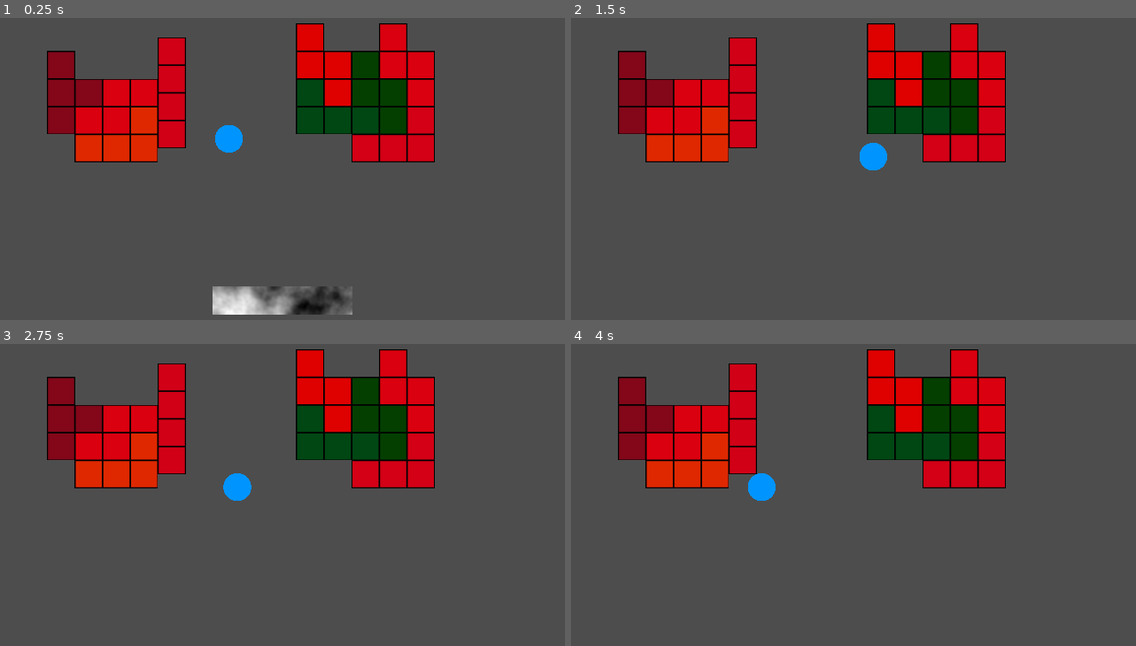
Above: before the commit, frames 1-4 (two rows, left to right).
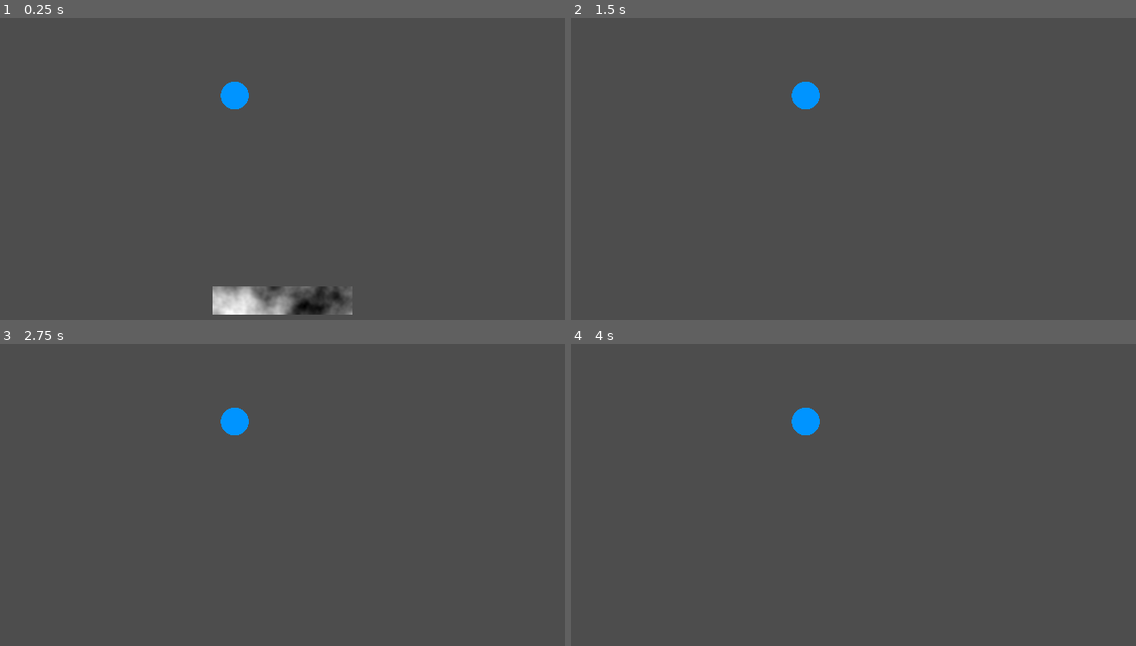
Above: after the commit, the same moments.

Repository: dadames/GMTK2024
Game: Godot game, scene res://Game/game.tscn
Same seed, same stepped clock (60 frames per second), same inputs: the game is played once before the commit and once after it. This scene is started directly instead of the project's main scene.
Inputs:
- Up to frame 1 (0.25 s): no input
- Up to frame 2 (1.5 s): hold Right (ui_right) 0.53-1.28 s; hold 0 0.53-1.28 s; hold Left (ui_left) from 1.28 s (still down); tap 0 at 1.35 s
- Up to frame 3 (2.75 s): release Left (ui_left) at 2.03 s; hold Right (ui_right) from 2.03 s (still down); hold 0 from 2.03 s (still down)
- Up to frame 4 (4 s): release 0 at 2.78 s; tap 0 at 2.85 s; release Right (ui_right) at 3.53 s; hold Left (ui_left) from 3.53 s (still down); hold 0 from 3.53 s (still down)

The runs differ from the first frame. In frame 1, 17% of the frame differs, in the area x 8-77%, y 1-48%; in frame 2, 17%; in frame 3, 17%; in frame 4, 17%.

Commit message:
Changed semibrick to be a rigidbody at root

Diff:
--- a/Game/Brick/brick_controller.gd
+++ b/Game/Brick/brick_controller.gd
@@ -36,7 +36,7 @@
 		position.y += delta * fallSpeed
 
 func initialize() -> void:
-	brickScale = get_tree().get_nodes_in_group("Level").front().scale
+	brickScale = get_tree().get_nodes_in_group("Level").front().levelScale
 	var shape := BrickShape.new()
 	shape.shape = shapeType
 	set_shape(shape)
--- a/Game/Brick/semi_brick.tscn
+++ b/Game/Brick/semi_brick.tscn
@@ -6,16 +6,14 @@
 [sub_resource type="RectangleShape2D" id="RectangleShape2D_viega"]
 size = Vector2(2, 2)
 
-[node name="SemiBrick" type="Node2D"]
+[node name="SemiBrick" type="StaticBody2D"]
+collision_mask = 0
 script = ExtResource("1_4q7xf")
 
 [node name="Sprite2D" type="Sprite2D" parent="."]
 scale = Vector2(0.063, 0.063)
 texture = ExtResource("1_r13ow")
 
-[node name="StaticBody2D" type="StaticBody2D" parent="."]
-
-[node name="CollisionShape2D" type="CollisionShape2D" parent="StaticBody2D"]
+[node name="CollisionShape2D" type="CollisionShape2D" parent="."]
+position = Vector2(2.98023e-08, 0)
 shape = SubResource("RectangleShape2D_viega")
-
-[node name="CharacterBody2D" type="CharacterBody2D" parent="."]
--- a/Game/Levels/level.gd
+++ b/Game/Levels/level.gd
@@ -1,8 +1,8 @@
 class_name Level
-extends Node
+extends Node2D
 
 
-@export var scale: int = 5
+@export var levelScale: int = 5
 
 
 func _ready() -> void:
--- a/Game/Levels/level_1.tscn
+++ b/Game/Levels/level_1.tscn
@@ -3,37 +3,34 @@
 [ext_resource type="Script" path="res://Game/Levels/level.gd" id="1_0av25"]
 [ext_resource type="PackedScene" uid="uid://l2cyu1no2u1i" path="res://Game/Brick/brick.tscn" id="1_ut3aw"]
 
-[node name="Level 1" type="Node" groups=["Level"]]
+[node name="Level 1" type="Node2D" groups=["Level"]]
+scale = Vector2(1e-05, 1e-05)
 script = ExtResource("1_0av25")
-scale = 1
 
 [node name="Brick" parent="." instance=ExtResource("1_ut3aw")]
-position = Vector2(8, 0)
-scale = Vector2(-1, 1)
+position = Vector2(14, -6)
 color = Color(0.946401, 4.52429e-06, 0.581088, 1)
 mirrored = true
 
 [node name="Brick2" parent="." instance=ExtResource("1_ut3aw")]
 position = Vector2(4, -2)
 color = Color(0, 0.625875, 0.507805, 1)
+mirrored = true
 
 [node name="Brick3" parent="." instance=ExtResource("1_ut3aw")]
 position = Vector2(7, -4)
-scale = Vector2(-1, 1)
 color = Color(0.0186666, 0.56, 0, 1)
 shapeType = 3
 mirrored = true
 
 [node name="Brick4" parent="." instance=ExtResource("1_ut3aw")]
-position = Vector2(3, -6)
-scale = Vector2(-1, 1)
+position = Vector2(5, -6)
 color = Color(1, 0, 0, 1)
 shapeType = 3
 mirrored = true
 
 [node name="Brick5" parent="." instance=ExtResource("1_ut3aw")]
 position = Vector2(9, -6)
-scale = Vector2(-1, 1)
 color = Color(0.976945, 0, 0.396955, 1)
 shapeType = 3
 mirrored = true
@@ -41,7 +38,6 @@
 [node name="Brick6" parent="." instance=ExtResource("1_ut3aw")]
 position = Vector2(-12, -3)
 rotation = 1.5708
-scale = Vector2(-1, 1)
 color = Color(0.976945, 0, 0.396955, 1)
 shapeType = 3
 mirrored = true
@@ -49,7 +45,6 @@
 [node name="Brick7" parent="." instance=ExtResource("1_ut3aw")]
 position = Vector2(-8, -4)
 rotation = 1.5708
-scale = Vector2(-1, 1)
 color = Color(0.938374, 1.16476e-05, 0.617613, 1)
 shapeType = 0
 mirrored = true
@@ -57,13 +52,11 @@
 [node name="Brick8" parent="." instance=ExtResource("1_ut3aw")]
 position = Vector2(-16, -4)
 rotation = 1.5708
-scale = Vector2(-1, 1)
 color = Color(0.588235, 0.0627451, 0.65098, 1)
 shapeType = 2
 mirrored = true
 
 [node name="Brick9" parent="." instance=ExtResource("1_ut3aw")]
 position = Vector2(-12, 0)
-scale = Vector2(-1, 1)
 color = Color(1, 0.352941, 0, 1)
 mirrored = true
--- a/Game/game.tscn
+++ b/Game/game.tscn
@@ -12,9 +12,6 @@
 script = ExtResource("1_jkbmv")
 
 [node name="Camera2D" parent="." instance=ExtResource("1_mqw14")]
-unique_name_in_owner = true
-
-[node name="Level1" parent="." instance=ExtResource("2_0hxx3")]
 unique_name_in_owner = true
 
 [node name="Paddle" parent="." instance=ExtResource("3_31cgl")]
@@ -36,7 +33,7 @@
 
 [node name="BottomBoundary" type="StaticBody2D" parent="."]
 unique_name_in_owner = true
-position = Vector2(0, 33)
+position = Vector2(0, 32)
 
 [node name="CollisionShape2D" type="CollisionShape2D" parent="BottomBoundary"]
 position = Vector2(1, -16)
@@ -53,9 +50,14 @@
 
 [node name="RightBoundary" type="StaticBody2D" parent="."]
 unique_name_in_owner = true
-position = Vector2(44, 0)
+position = Vector2(43, 0)
 rotation = -1.5708
 
 [node name="CollisionShape2D" type="CollisionShape2D" parent="RightBoundary"]
 position = Vector2(1, -16)
 shape = SubResource("WorldBoundaryShape2D_1uayy")
+
+[node name="Scaled" type="Node2D" parent="."]
+
+[node name="Level1" parent="Scaled" instance=ExtResource("2_0hxx3")]
+unique_name_in_owner = true
--- a/Game/game_manager.gd
+++ b/Game/game_manager.gd
@@ -14,15 +14,14 @@
 
 func start_level() -> void:
 	camera = get_viewport().get_camera_2d()
-	camera.scale = Vector2(25 * level.scale, 25 * level.scale)
+	camera.scale = Vector2(25 * level.levelScale, 25 * level.levelScale)
 	set_boundaries()
 
 func set_boundaries() -> void:
 	var cameraPosition: Vector2 = get_viewport().get_camera_2d().get_screen_center_position()
-	var halfY: float = get_viewport().size.y / camera.scale.y
+	var halfSize: Vector2 = Vector2(get_viewport().size) / camera.scale / Vector2(2, 2)
 	print(get_viewport().size)
-	topBoundary.global_position.y = cameraPosition.y - halfY
-	bottomBoundary.global_position.y = cameraPosition.y + halfY
-	var halfX: float = get_viewport().size.x / camera.scale.x
-	leftBoundary.global_position.x = cameraPosition.x - halfX
-	rightBoundary.global_position.x = cameraPosition.x + halfX
+	topBoundary.global_position.y = cameraPosition.y - halfSize.y
+	bottomBoundary.global_position.y = cameraPosition.y + halfSize.y
+	leftBoundary.global_position.x = cameraPosition.x - halfSize.x
+	rightBoundary.global_position.x = cameraPosition.x + halfSize.x
